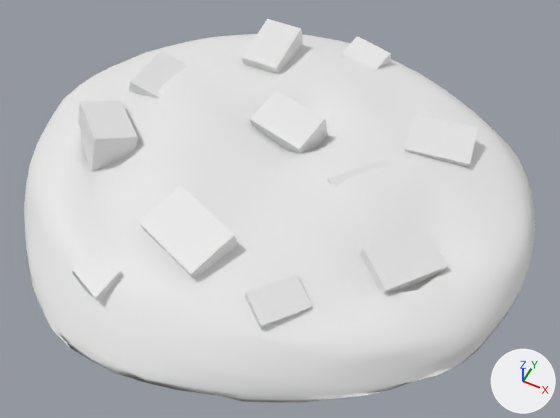
One commit to the FBX model working/amy/fbx/LBSR_Cookie.fbx: the scene before it, then after it.
Both versions are drawn from a 50 mm lens placed at (2.47, -4.97, 5.74), pointed at (0.14, -0.31, -0.09). Lighting does not change. The marker at lower right points along +X, +Y and +Z. Where no turn or scale is listed for an object, it has been applied to the vertices.
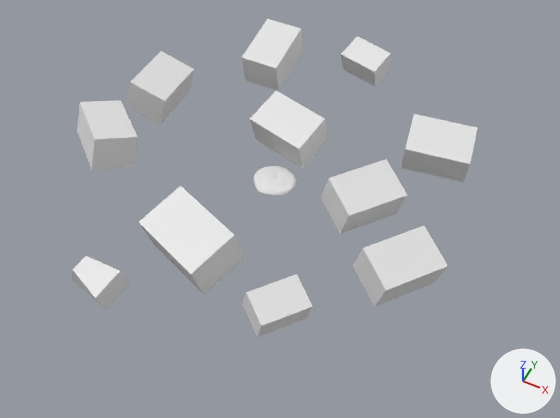
The newer file is also rescaled (x0.0841), turned or shifted as a whole; pictures and numbers use the older file's frame.

Where the change shows, as pixel boxes (x1, y1, x2, y2) in the pictures (560 x 418 px):
'Sphere', moved, turned, rescaled
    before: (24, 34, 535, 402)
    after: (254, 166, 297, 196)
'Cube.003', unchanged, uncovered by the edit
    before: (328, 159, 390, 189)
    after: (321, 159, 407, 234)

The change, as a list of edits to the scene's bpy script:
```text
Change me_sphere:
    where me_sphere.from_pydata(...)  # 2242 vertices, 2240 faces; spans x -0.91..0.97, y -0.82..0.92, z -1.55..1.17
    used by ob_sphere; location = (0.0, 0.0, 0.0); scale = (-2.81, -2.81, -0.316)
    me_sphere part 1: the whole mesh is scaled about the mesh origin by (0.237, 0.237, -0.0266)
Change ob_sphere:
    ob_sphere.scale: (-2.81, -2.81, -0.316) -> (1.0, 1.0, 1.0)
    ob_sphere.location: (0.0, 0.0, 0.0) -> (-0.033, -0.074, 0.029)
    ob_sphere.rotation_euler: (0.0, 0.0, 0.0) -> (0.0, 0.0, -3.142)  # degrees (0, 0, 0) -> degrees (0, 0, -180)
```
